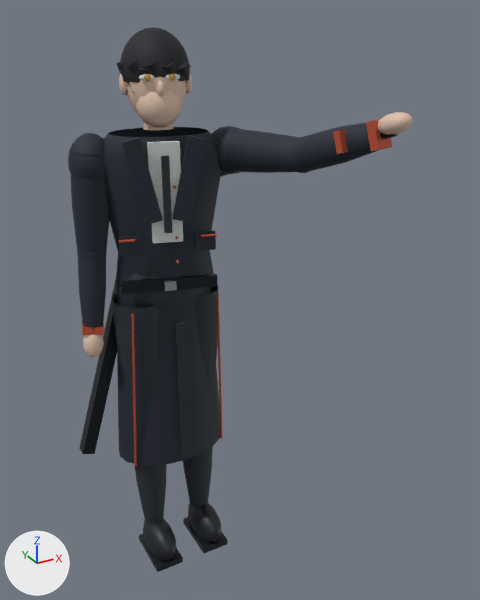
The glTF model assets/models/chuzihang.glb: old version first, new version second.
Camera for both pictures: a camera (50 mm lens) standing at (-0.732, -1.815, 1.811) and looking at (0.164, -0.187, 0.997). The lights are fixed; the arrows at lower left show +X, +Y and +Z. The older version comes first. Both versions are drawn at frame 7 of the action 'attack'; the numbers are the values there.

In view in the first picture: 'part-10', 'part-13', 'part-19', 'part-20', 'part-29', 'part-30', 'part-31', 'part-34', 'part-38', 'part-4', 'part-45', 'part-51' and 20 more.
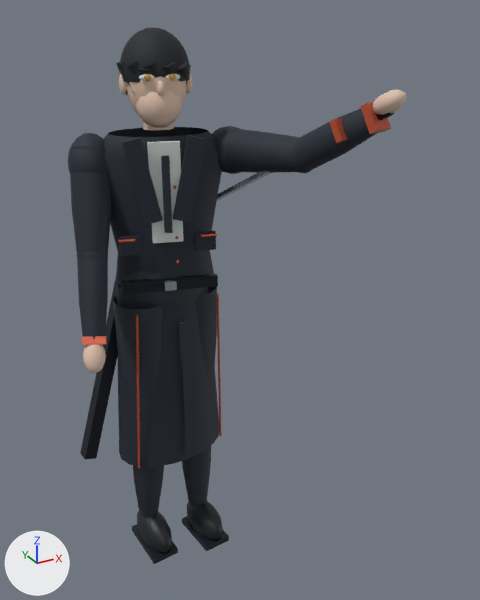
Not drawn themselves, but carrying or shaping drawn objects: ob_hips, ob_spine, ob_arml, ob_elbowr, ob_kneel.

What differs and where, as boxes [x1, y1, x2, y2] in the pictures (480 x 600 px):
'part-31', turned: before [103, 127, 222, 286]; after [104, 127, 222, 286]
'part-34', turned: before [116, 283, 220, 466]; after [116, 283, 219, 467]
'part-20', turned: before [68, 133, 109, 252]; after [68, 133, 111, 255]
'part-38', turned: before [112, 294, 159, 408]; after [113, 296, 162, 410]
'part-30', turned: before [212, 126, 298, 174]; after [212, 126, 299, 174]
'part-29', turned: before [291, 123, 379, 173]; after [291, 108, 378, 173]
'part-13', turned: before [117, 27, 191, 96]; after [116, 27, 191, 96]
'part-10', turned: before [119, 74, 192, 130]; after [119, 73, 192, 130]
'part-51', turned: before [80, 279, 121, 454]; after [80, 278, 121, 459]
'part-19', turned: before [77, 250, 107, 331]; after [77, 252, 108, 339]
'part-4', turned: [147, 141, 183, 243] in both
'part-42', turned: before [139, 518, 183, 572]; after [132, 511, 178, 564]
'part-35', turned: before [176, 321, 191, 455]; after [179, 321, 194, 454]
'part-45', turned: before [194, 286, 218, 389]; after [195, 287, 217, 387]
'part-43', turned: before [135, 464, 166, 524]; after [133, 465, 164, 518]
'part-49', turned: before [183, 503, 227, 553]; after [182, 501, 229, 551]
'part-2', turned: before [122, 273, 208, 311]; after [124, 270, 207, 311]
'part-50', turned: before [183, 446, 213, 508]; after [182, 446, 211, 506]
'part-25', turned: before [378, 112, 412, 135]; after [372, 90, 407, 115]
'part-5', turned: [121, 274, 218, 294] in both
'part-36', turned: before [131, 295, 223, 466]; after [136, 293, 222, 468]
'part-23', turned: before [366, 120, 392, 151]; after [360, 102, 391, 134]
'part-18', turned: before [83, 335, 104, 357]; after [83, 344, 106, 373]
'part-7', turned: before [161, 155, 172, 233]; after [161, 155, 173, 233]
'part-27', turned: before [333, 129, 349, 154]; after [329, 118, 348, 143]
'part-28', turned (mostly hidden before): before [221, 171, 240, 177]; after [216, 171, 270, 202]
'part-16', turned: before [82, 322, 104, 335]; after [82, 336, 106, 345]
'part-26', turned (mostly hidden): before [380, 132, 398, 139]; after [375, 113, 394, 121]
'part-6', turned: [164, 281, 177, 291] in both
'part-32', turned: before [119, 185, 217, 264]; after [119, 185, 217, 263]
'part-11', turned: [139, 74, 180, 81] in both
'part-12', turned: [144, 74, 176, 81] in both

Diff of the bpy script that builds the scene:
```diff
--- a/assets/models/chuzihang.glb.py
+++ b/assets/models/chuzihang.glb.py
@@ ob_hips @@
 ob_hips.location = (0.0, 0.0, 1.0)
+ob_hips.rotation_euler = (0.0, 0.0, 0.0994)  # degrees (0, 0, 5.7)
 ob_hips.scale = (0.96, 1.0, 1.0)
@@ ob_spine @@
 ob_spine.location = (0.0, 0.0, 0.102)
-ob_spine.rotation_euler = (0.0, 0.0, -0.278)  # degrees (0, 0, -16)
+ob_spine.rotation_euler = (0.0, 0.0, -0.378)  # degrees (0, 0, -22)
@@ ob_arml @@
 ob_arml.location = (-0.205, 0.0, 0.34)
-ob_arml.rotation_euler = (0.0, 0.08, 0.0)  # degrees (0, 4.6, 0)
+ob_arml.rotation_euler = (-0.349, 0.0752, -0.0273)  # degrees (-20, 4.3, -1.6)
@@ ob_elbowr @@
 ob_elbowr.location = (0.0, 0.0, -0.29)
-ob_elbowr.rotation_euler = (-0.25, 0.0, 0.0)  # degrees (-14, 0, 0)
+ob_elbowr.rotation_euler = (-0.429, 0.0, 0.0)  # degrees (-25, 0, 0)
@@ ob_kneel @@
 ob_kneel.location = (0.0, 0.0, -0.44)
+ob_kneel.rotation_euler = (0.119, 0.0, 0.0)  # degrees (6.8, 0, 0)
```
